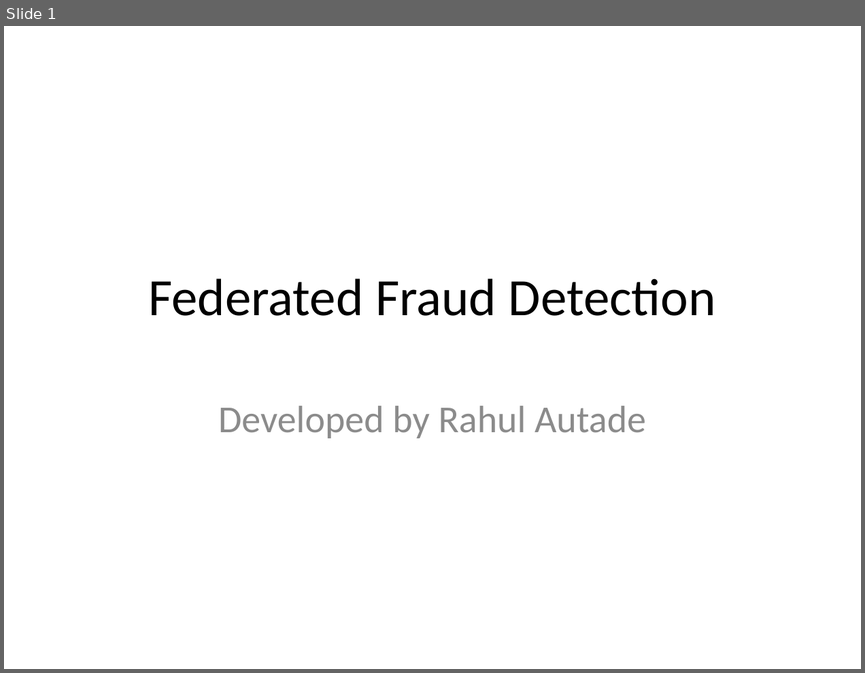
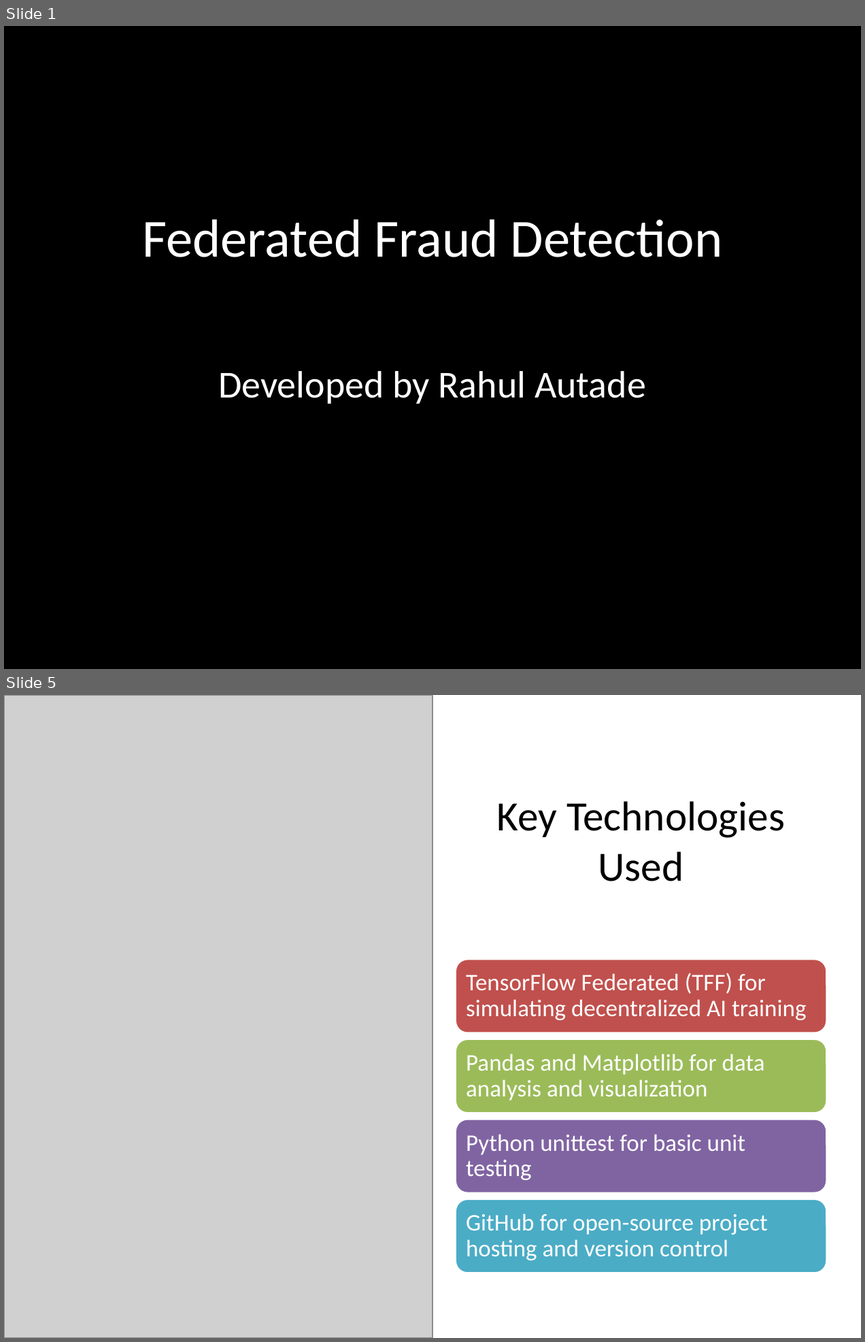
Before and after one commit to rahul2287/fraud-detection-federated, a slide deck: fraud-detection-federated/docs/fraud_detection_presentation.pptx. Shown one above the other, each under a label of ours: slide 1 before the commit, slides 1 and 5 after it; the slides between them are not shown. The pictures are 865x673 and 865x1342 pixels, drawn with LibreOffice and Linux fonts; fonts in the diff are those of the drawing; grey boxes stand for pictures; background and template pictures are left out; a plain dark background stands for a picture behind light text. Boxes give left, top, right and bottom in pixels: in the first picture for what was removed or moved away, otherwise in the second. Text is boxed around its words. In the diff, an @@ line names an element or a change of style, - is before the commit and + after.

```diff
--- a/fraud-detection-federated/docs/fraud_detection_presentation.pptx
+++ b/fraud-detection-federated/docs/fraud_detection_presentation.pptx
@@ slide 5 added at [4, 695, 861, 1338], background #FFFFFF @@
@@ picture added at [4, 695, 432, 1338] @@
@@ title added at [497, 801, 785, 881], 35 pt, text #000000 @@
+Key Technologies Used
@@ group added at [455, 959, 827, 1273]: 4 rounded rectangles, 4 texts @@
+TensorFlow Federated (TFF) for simulating decentralized AI training
+Pandas and Matplotlib for data analysis and visualization
+Python unittest for basic unit testing
+GitHub for open-source project hosting and version control
@@ slide 1 changed as well @@
@@ background #FFFFFF to picture (left out) @@
@@ rectangle added at [4, 26, 861, 669], fill #000000 @@
@@ title "Federated Fraud Detection": place and size @@
-title "Federated Fraud Detection" at [148, 278, 716, 316]
+title "Federated Fraud Detection" at [142, 219, 723, 257]
@@ title "Federated Fraud Detection" at [142, 219, 723, 257]: size 44 to 45 pt, text colour #000000 to #FFFFFF @@
@@ subtitle "Developed by Rahul Autade": place and size @@
-subtitle "Developed by Rahul Autade" at [218, 405, 646, 438]
+subtitle "Developed by Rahul Autade" at [218, 371, 646, 403]
@@ subtitle "Developed by Rahul Autade" at [218, 371, 646, 403]: text colour #8C8C8C to #FFFFFF @@
```
Also in this commit, not shown: 3 other slides changed, 4 other slides added.
